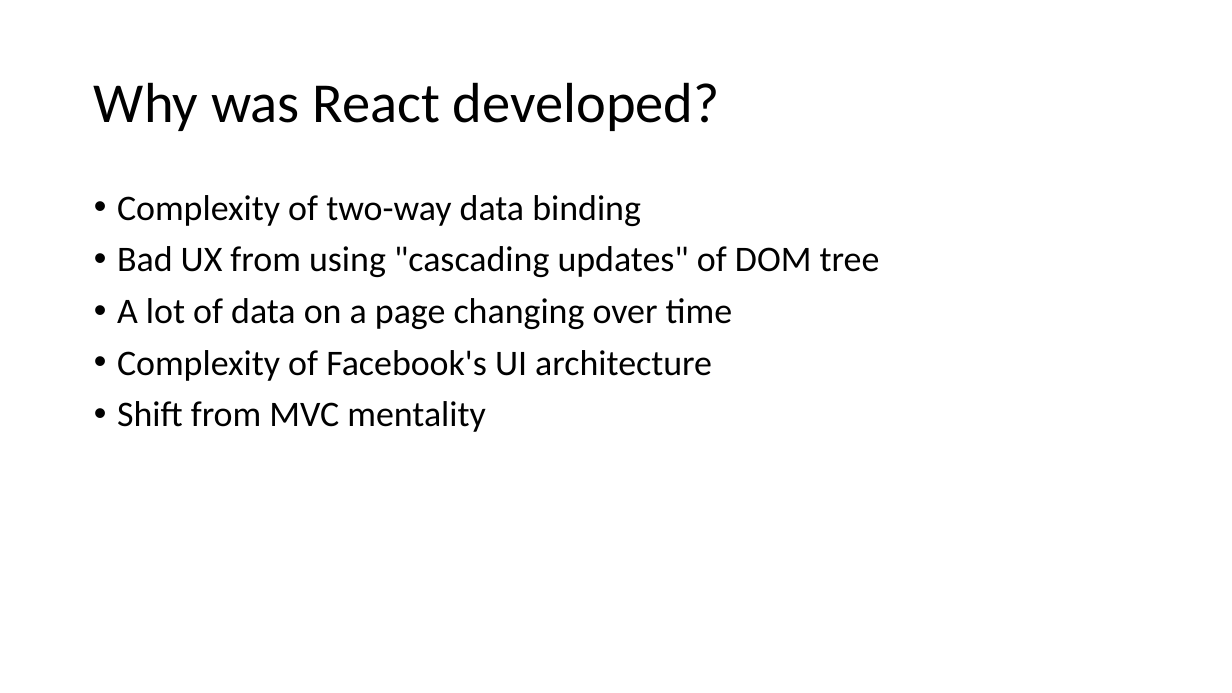
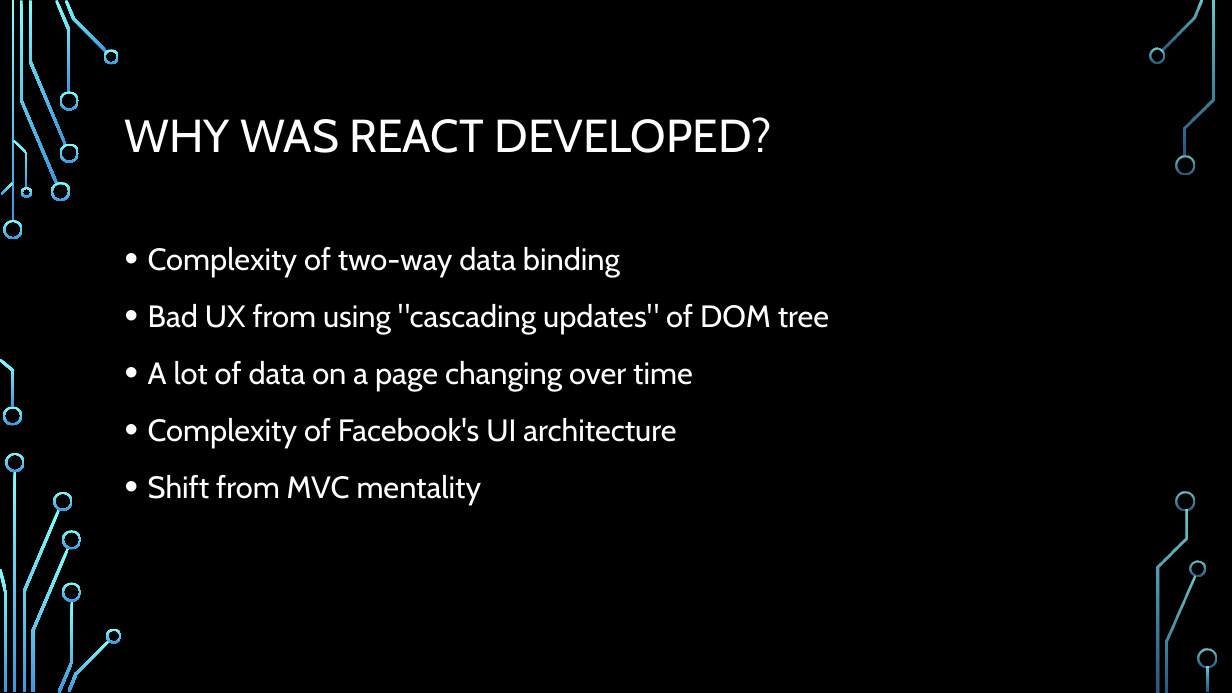
Before and after one commit to sonam-niit/IDFC-Training, a slide deck: slide 3 of Day4/Introduction to React.pptx (slide 4 before the commit). Drawn at 1232x693 pixels with LibreOffice and Linux fonts; fonts in the diff are those of the drawing; background and template pictures are left out. Boxes give left, top, right and bottom in pixels: in the first picture for what was removed or moved away, otherwise in the second. Text is boxed around its words. In the diff, an @@ line names an element or a change of style, - is before the commit and + after.

```diff
--- a/Day4/Introduction to React.pptx
+++ b/Day4/Introduction to React.pptx
@@ background #FFFFFF to picture (left out) @@
@@ title at box(125, 117, 771, 153): text changed; size 44 to 36 pt; font Calibri to Cabin; text colour #000000 to #FFFFFF @@
-Why was React developed?
+WHY WAS REACT DEVELOPED?
@@ text "Complexity of two-way data binding": place and size @@
-text "Complexity of two-way data binding" at box(117, 195, 880, 432)
+text "Complexity of two-way data binding" at box(148, 247, 829, 505)
@@ text "Complexity of two-way data binding" at box(148, 247, 829, 505): size 28 to 24 pt, font Calibri to Cabin, text colour #000000 to #FFFFFF; line spacing 0.9 to 1.2 @@
@@ group added at box(0, 0, 1217, 693): 33 freeform shapes, 3 rectangles @@
```
Also in this commit, not shown: 9 other slides changed, 11 slides added, 2 slides removed, 1 other file.
